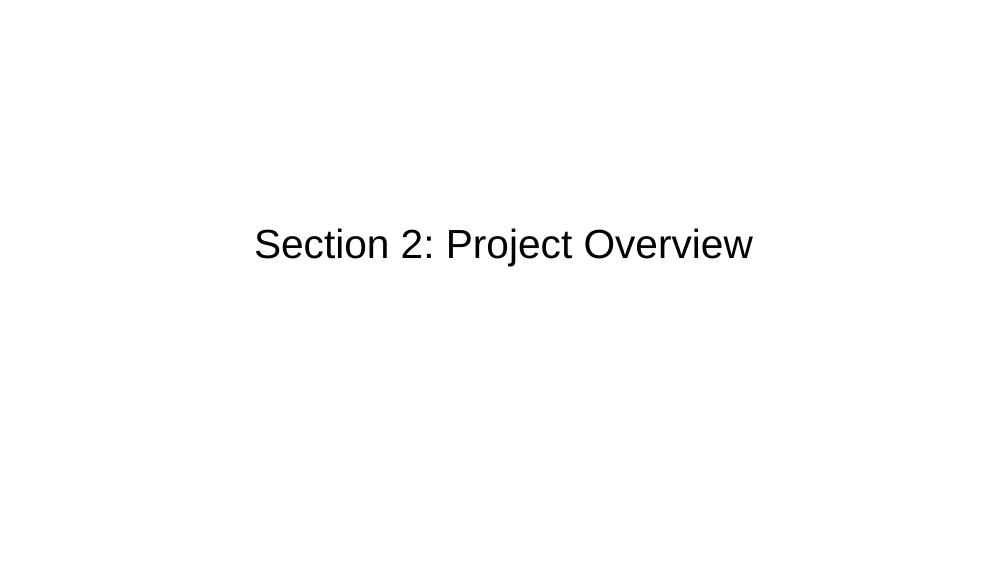
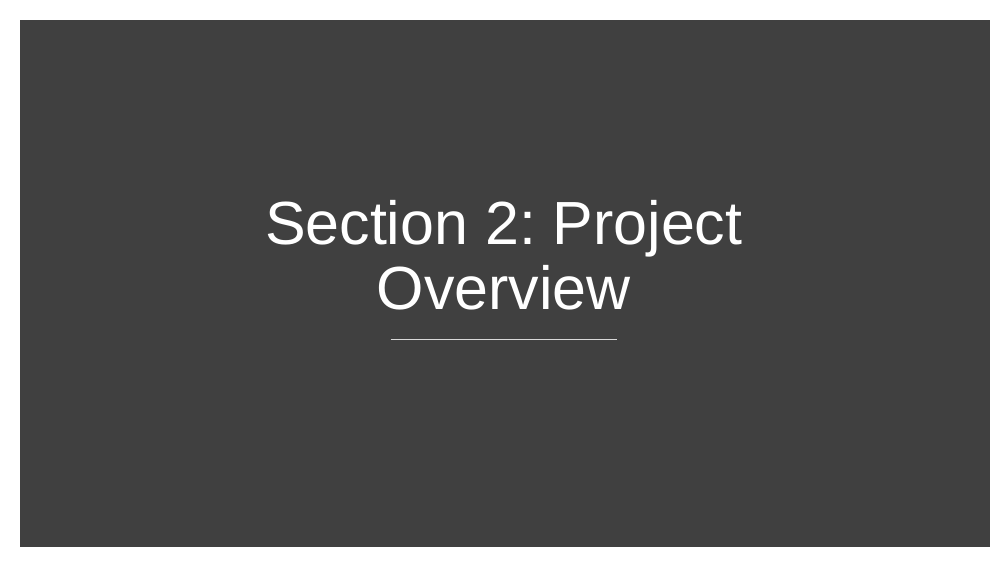
Before and after one commit to tkudryn/cs450-final, a slide deck: slide 6 of final/presentation.pptx. Drawn at 1008x567 pixels with LibreOffice and Linux fonts; fonts in the diff are those of the drawing. Boxes give left, top, right and bottom in pixels: in the first picture for what was removed or moved away, otherwise in the second. Text is boxed around its words. In the diff, an @@ line names an element or a change of style, - is before the commit and + after.

```diff
--- a/final/presentation.pptx
+++ b/final/presentation.pptx
@@ rectangle added at [27,27,984,541], fill #404040, outline #404040 10 pt @@
@@ text "Section 2: Project Overview": place and size @@
-text "Section 2: Project Overview" at [254,228,753,265]
+text "Section 2: Project Overview" at [265,200,743,310]
@@ text "Section 2: Project Overview" at [265,200,743,310]: size 32 to 48 pt, text colour #000000 to #FFFFFF; line spacing 1 to 0.9; more space between paragraphs; vertical alignment middle to bottom @@
@@ line added from (391, 340) to (617, 340), #D9D9D9 1 pt @@
```
Also in this commit, not shown: 7 other slides changed, 7 slides added, 2 slides removed, 3 other files.
